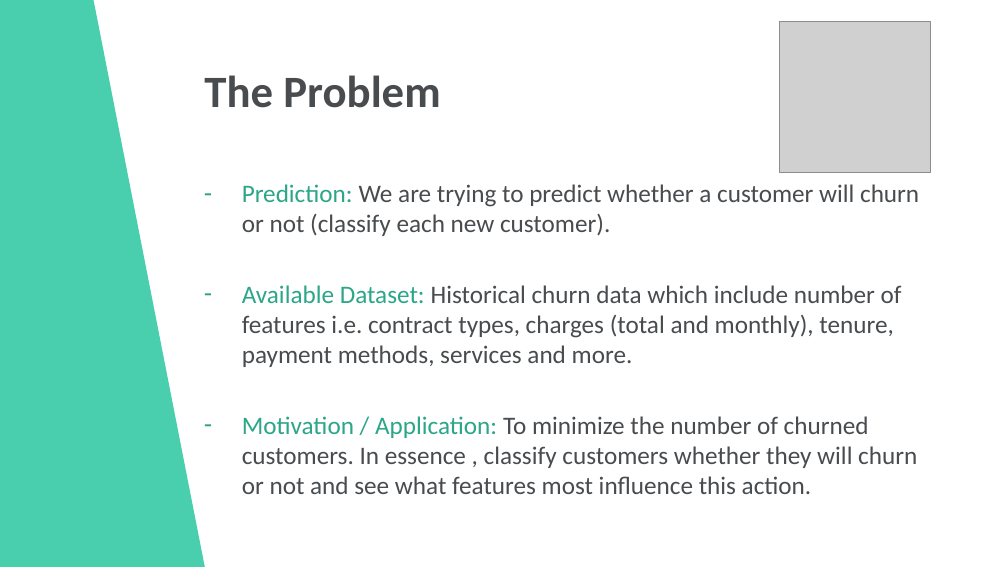
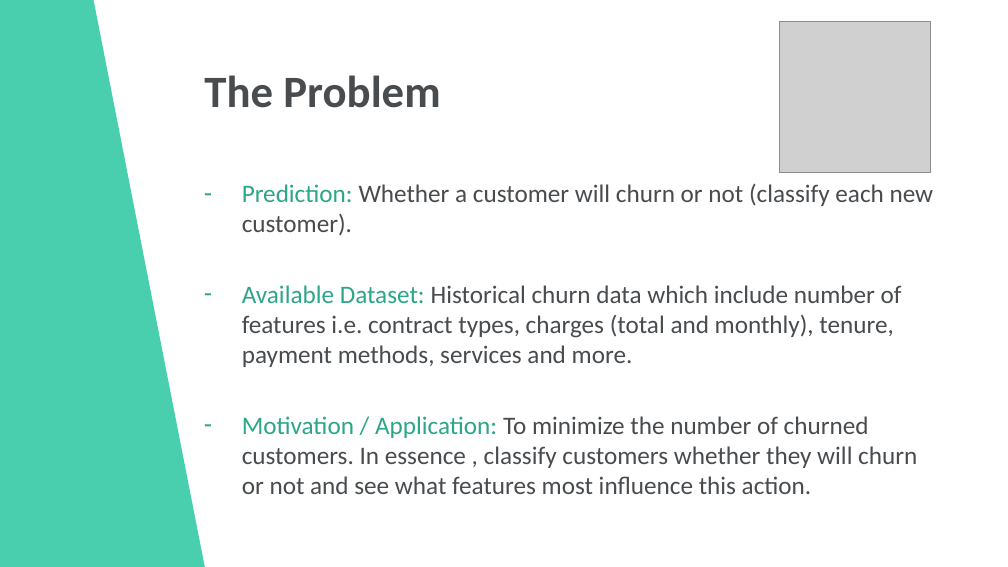
Before and after one commit to Gavizoor/Churn-Prediction, a slide deck: slide 2 of Churn Prediction.pptx. Drawn at 1008x567 pixels with LibreOffice and Linux fonts; fonts in the diff are those of the drawing; grey boxes stand for pictures; background and template pictures are left out. Boxes give left, top, right and bottom in pixels: in the first picture for what was removed or moved away, otherwise in the second. Text is boxed around its words. In the diff, an @@ line names an element or a change of style, - is before the commit and + after.

```diff
--- a/Churn Prediction.pptx
+++ b/Churn Prediction.pptx
@@ text at [242, 184, 934, 236]: text changed @@
-– Prediction: We are trying to predict whether a customer will churn or not (classify each new customer).
+– Prediction: Whether a customer will churn or not (classify each new customer).
```
Also in this commit, not shown: 1 other file.
